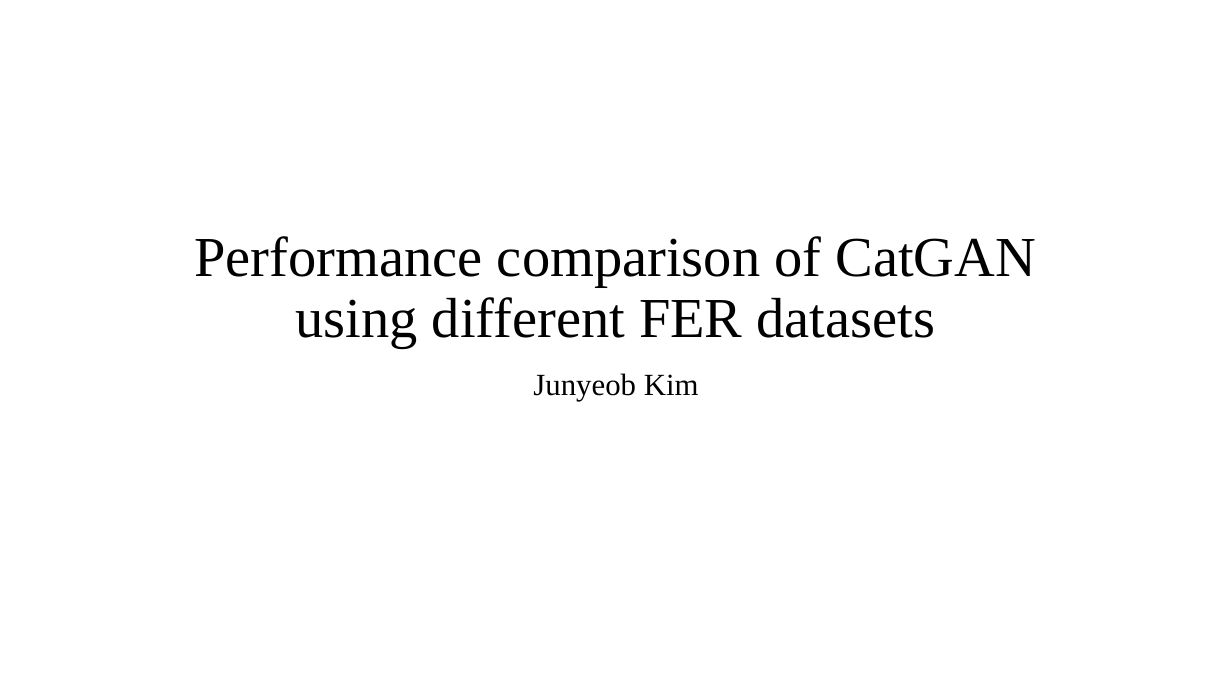
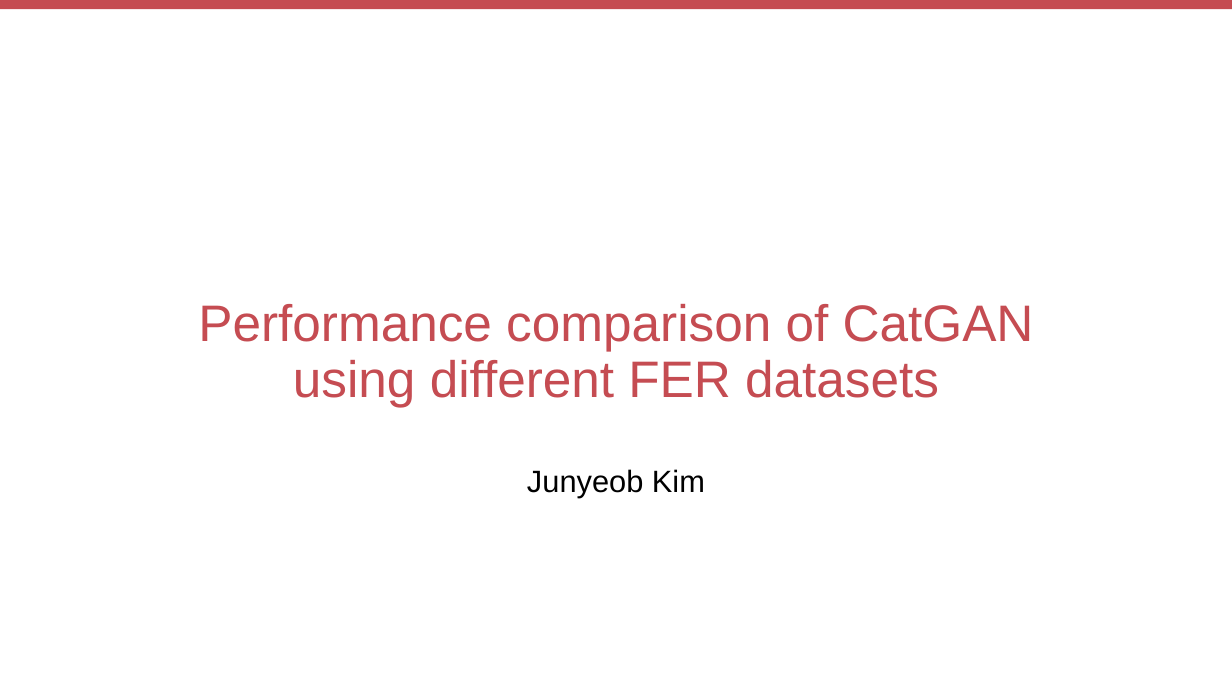
Before and after one commit to KevSr/GAN-study, a slide deck: slide 1 of GAN and MoG/FER and GANs.pptx. Drawn at 1232x693 pixels with LibreOffice and Linux fonts; fonts in the diff are those of the drawing. Boxes give left, top, right and bottom in pixels: in the first picture for what was removed or moved away, otherwise in the second. Text is boxed around its words. In the diff, an @@ line names an element or a change of style, - is before the commit and + after.

Commit message:
changed font and template

```diff
--- a/GAN and MoG/FER and GANs.pptx
+++ b/GAN and MoG/FER and GANs.pptx
@@ rectangle added at (x1=0, y1=0, x2=1232, y2=9), fill #C54C52 @@
@@ title "Performance comparison of CatGAN using ..." at (x1=198, y1=304, x2=1034, y2=407): size 44 to 40 pt, font Times New Roman to Arial, text colour #000000 to #C54C52 @@
@@ subtitle "Junyeob Kim" moved from (x1=533, y1=373, x2=699, y2=401) to (x1=527, y1=469, x2=705, y2=498) @@
@@ subtitle "Junyeob Kim" at (x1=527, y1=469, x2=705, y2=498): font Times New Roman to Arial @@
```
Also in this commit, not shown: 15 other slides changed.
